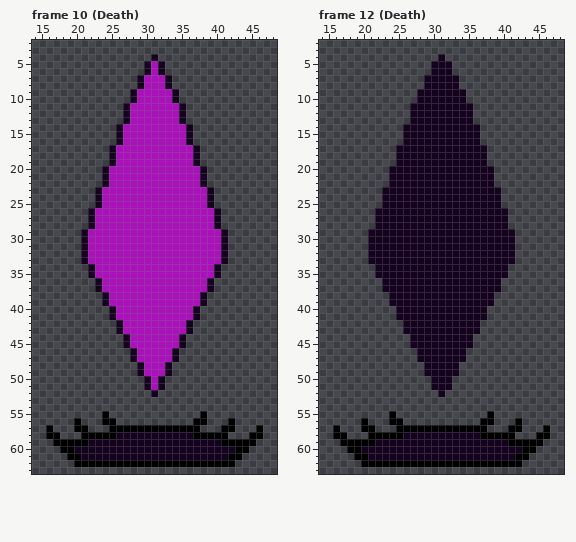
A pixel-art file gets an edit: Sprites/PlayerCristal.aseprite. That is the earlier state.
64x64 pixels, 26 frames. Pixels under 10% opacity are left out. Colours within 5 levels of each other are drawn and written as one. Shown: frame 10 (Death): x 14..48, y 2..63; frame 12 (Death): x 14..48, y 2..63. The commit also changed other frames, which this record leaves out.
After:
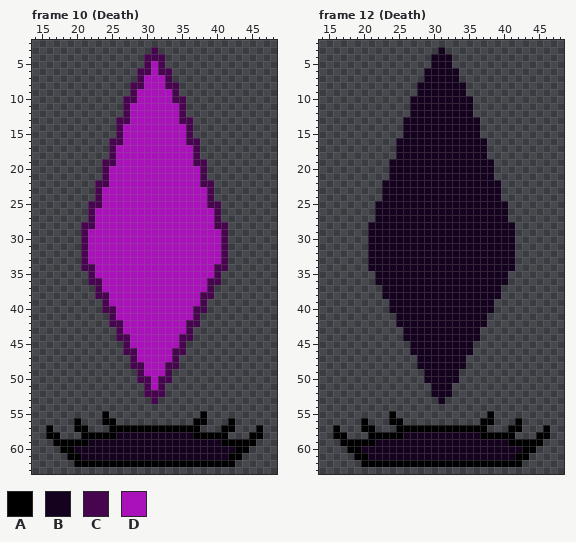
Palette (. is transparent): A #000000  B #15021e  C #47054f  D #aa11bb
What changed:
Changed rows in their new state; - is an unchanged pixel.
Frame 10 (Death), layer "Layer 1":
first column x 21:
 3 ----------C----------
 4 ---------CCC---------
 5 ---------C-C---------
 6 --------CC-CC--------
 7 --------C---C--------
 8 -------CC---CC-------
 9 -------C-----C-------
10 ------CC-----CC------
11 ------C-------C------
12 ------C-------C------
13 -----CC-------CC-----
14 -----C---------C-----
15 -----C---------C-----
16 ----CC---------CC----
17 ----C-----------C----
18 ----C-----------C----
19 ---CC-----------CC---
20 ---C-------------C---
21 ---C-------------C---
22 --CC-------------CC--
23 --C---------------C--
24 --C---------------C--
25 -CC---------------CC-
26 -C-----------------C-
27 -C-----------------C-
28 CC-----------------CC
29 C-------------------C
30 C-------------------C
31 C-------------------C
32 C-------------------C
33 C-------------------C
34 CC-----------------CC
35 -C-----------------C-
36 -CC---------------CC-
37 --C---------------C--
38 --CC-------------CC--
39 ---C-------------C---
40 ---CC-----------CC---
41 ----C-----------C----
42 ----CC---------CC----
43 -----C---------C-----
44 -----CC-------CC-----
45 ------C-------C------
46 ------CC-----CC------
47 -------C-----C-------
48 -------CC---CC-------
49 --------C---C--------
50 --------CC-CC--------
51 ---------C-C---------
52 ---------CCC---------
53 ----------C----------
Frame 12 (Death), layer "Layer 1":
first column x 21:
 3 ----------B----------
 4 ---------B-B---------
 6 --------B---B--------
 8 -------B-----B-------
10 ------B-------B------
13 -----B---------B-----
16 ----B-----------B----
19 ---B-------------B---
22 --B---------------B--
25 -B-----------------B-
28 B-------------------B
first column x 21:
34 B-------------------B
36 -B-----------------B-
38 --B---------------B--
40 ---B-------------B---
42 ----B-----------B----
44 -----B---------B-----
46 ------B-------B------
48 -------B-----B-------
50 --------B---B--------
52 ---------B-B---------
53 ----------B----------
Pixel boxes of the changes (left, top, right, bottom) in both pictures:
changed: (81, 47, 228, 404)
added: (368, 47, 515, 229)
added: (368, 264, 515, 404)
